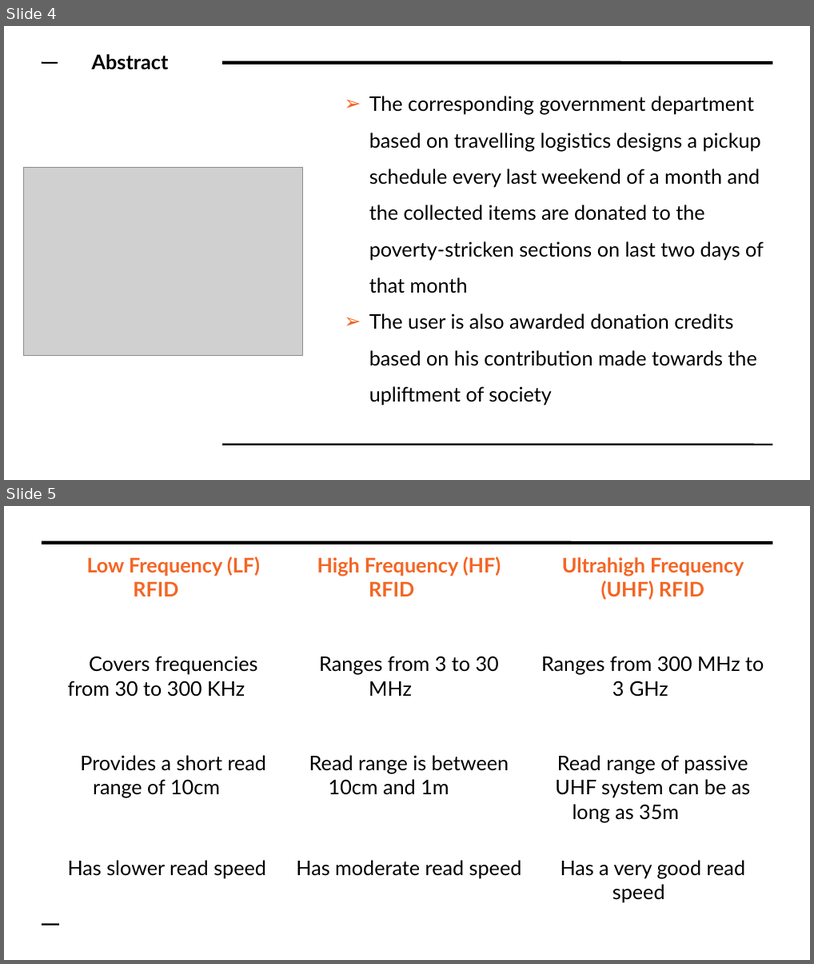
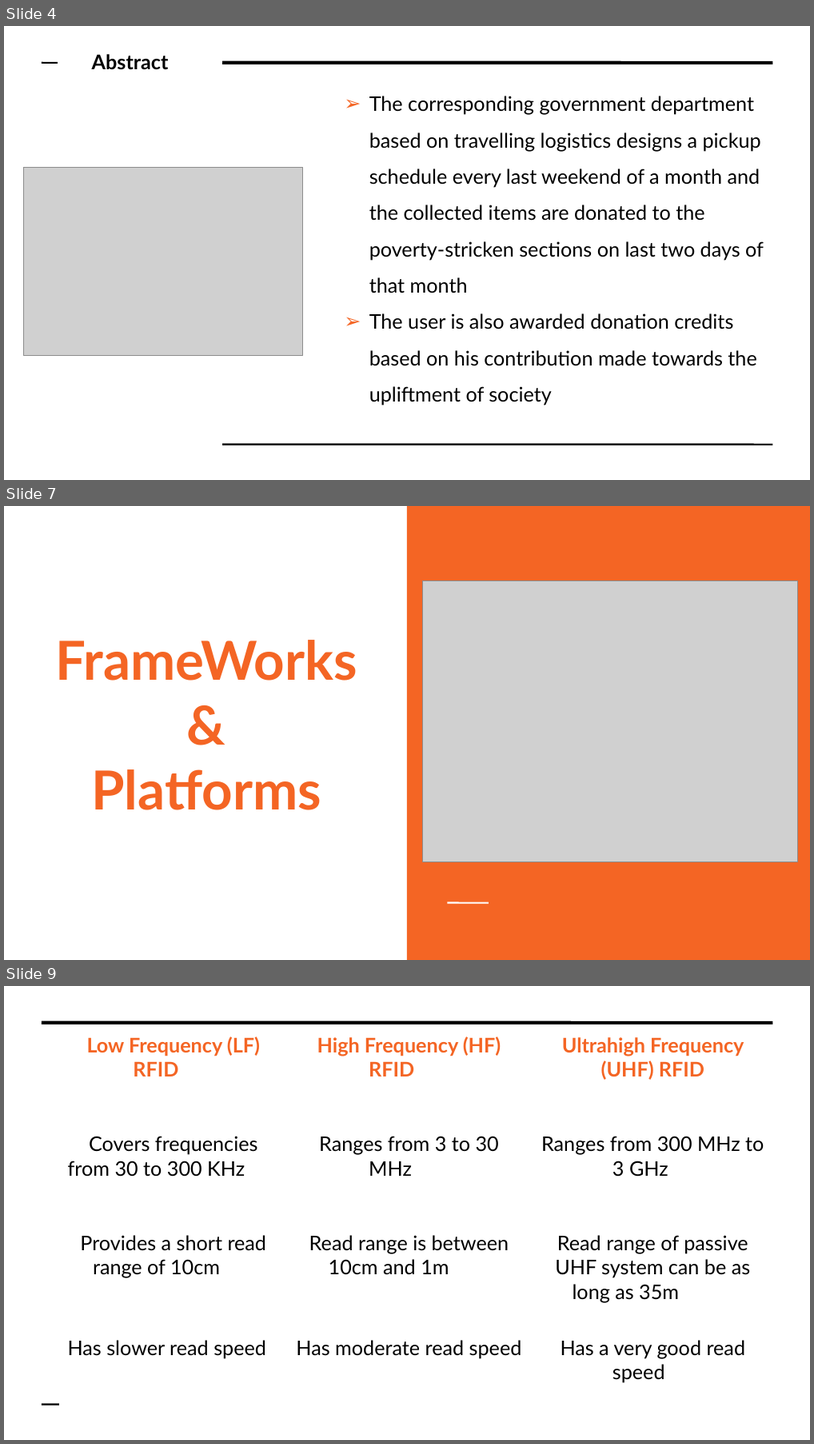
Before and after one commit to Saumya-Mishra9129/hackathon2019, a slide deck: Hackfest.odp. Shown one above the other, each under a label of ours: slides 4 and 5 before the commit, slides 4, 7 and 9 after it; the slides between them are not shown. The pictures are 814x964 and 814x1444 pixels, drawn with LibreOffice and Linux fonts; fonts in the diff are those of the drawing; grey boxes stand for pictures. Boxes give left, top, right and bottom in pixels: in the first picture for what was removed or moved away, otherwise in the second. Text is boxed around its words. In the diff, an @@ line names an element or a change of style, - is before the commit and + after.

```diff
--- a/Hackfest.odp
+++ b/Hackfest.odp
@@ slide 7 added at box(4, 506, 810, 960), background #FFFFFF @@
@@ rectangle added at box(407, 506, 810, 959), fill #F46524 @@
@@ picture added at box(423, 581, 798, 862) @@
@@ title added at box(55, 640, 357, 810), 48 pt, text #F46524, bold @@
+FrameWorks
+&
+Platforms
@@ line added from (447, 903) to (489, 903), #FFFFFF 1.5 pt @@
@@ what was slide 5 is now slide 9 @@
```
Also in this commit, not shown: 3 other slides added.
